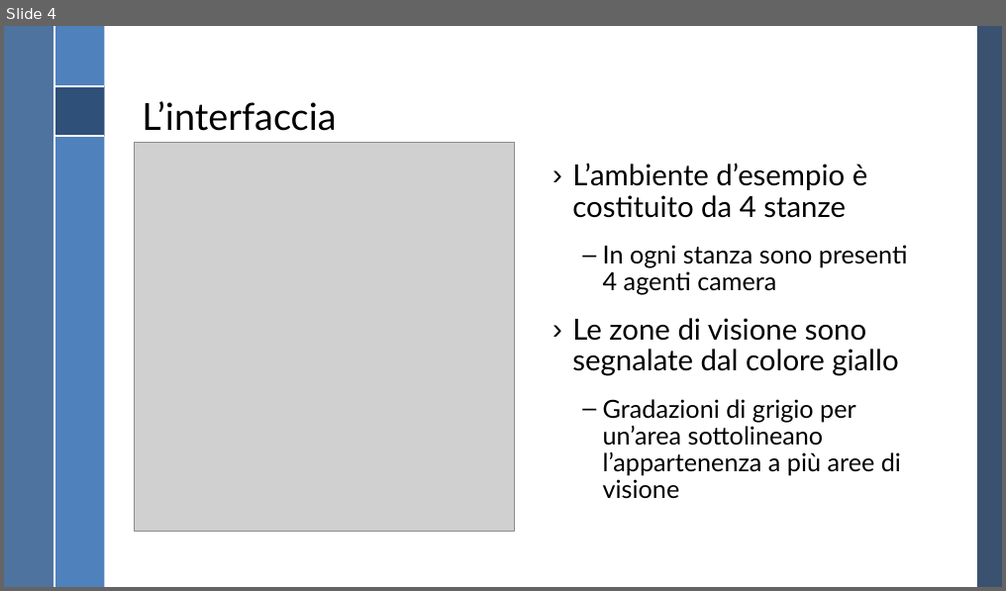
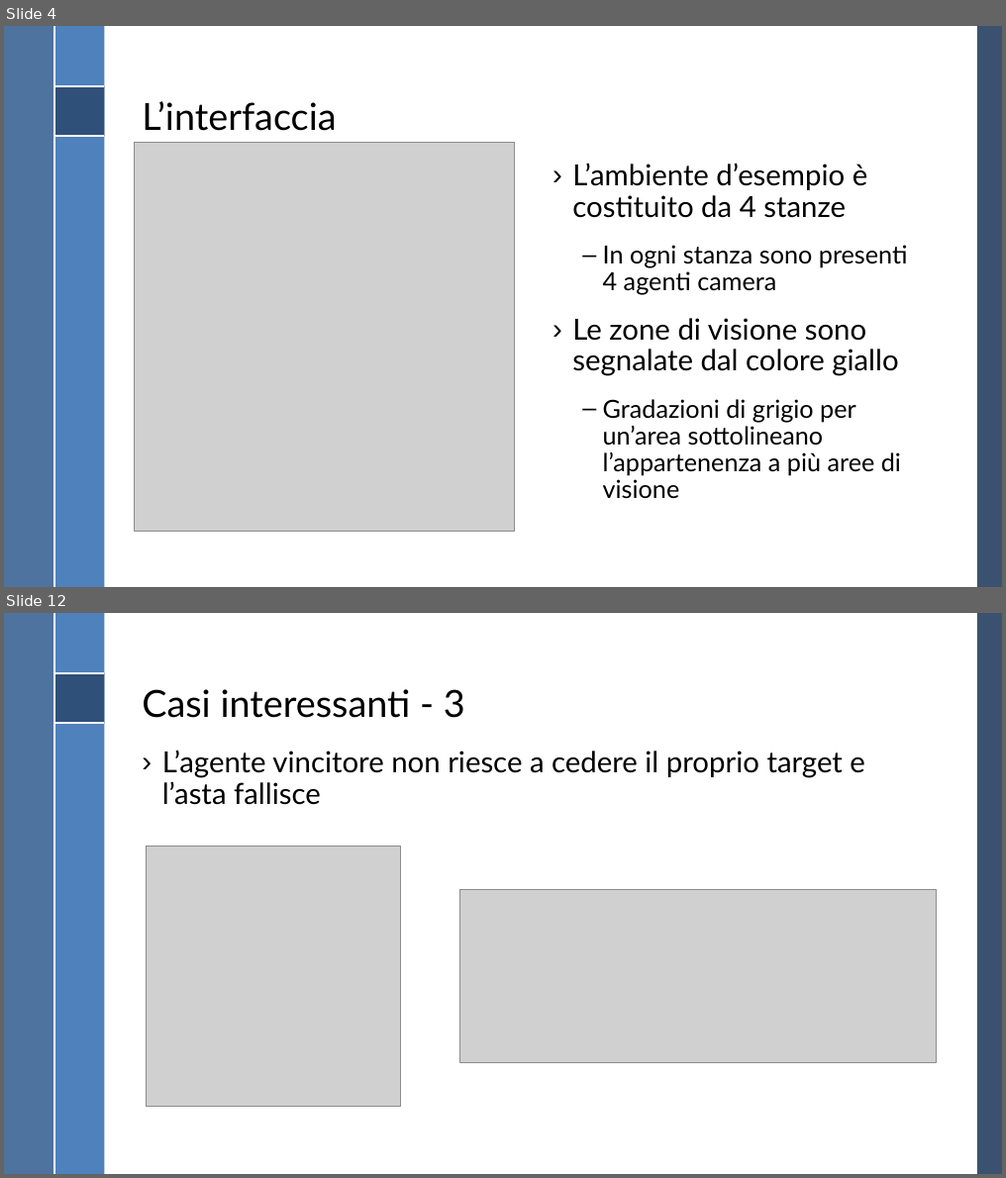
Before and after one commit to RiccardoGrieco/masTracking, a slide deck: Presentazione MAS/Presentazione MAS.pptx. Shown one above the other, each under a label of ours: slide 4 before the commit, slides 4 and 12 after it; the slides between them are not shown. The pictures are 1006x591 and 1006x1178 pixels, drawn with LibreOffice and Linux fonts; fonts in the diff are those of the drawing; grey boxes stand for pictures; background and template pictures are left out. Boxes give left, top, right and bottom in pixels: in the first picture for what was removed or moved away, otherwise in the second. Text is boxed around its words. In the diff, an @@ line names an element or a change of style, - is before the commit and + after.

```diff
--- a/Presentazione MAS/Presentazione MAS.pptx
+++ b/Presentazione MAS/Presentazione MAS.pptx
@@ slide 12 added at (x1=4, y1=613, x2=1002, y2=1174), background #FFFFFF; not listed: 7 template elements that a slide beside it also shows @@
@@ title added at (x1=142, y1=689, x2=465, y2=718), 36 pt, text #000000 @@
+Casi interessanti - 3
@@ text added at (x1=162, y1=750, x2=865, y2=805), 28 pt, text #000000 @@
+› L’agente vincitore non riesce a cedere il proprio target e l’asta fallisce
@@ picture added at (x1=146, y1=846, x2=400, y2=1107) @@
@@ picture added at (x1=460, y1=890, x2=936, y2=1063) @@
```
Also in this commit, not shown: 7 slides changed, 2 other slides added.
